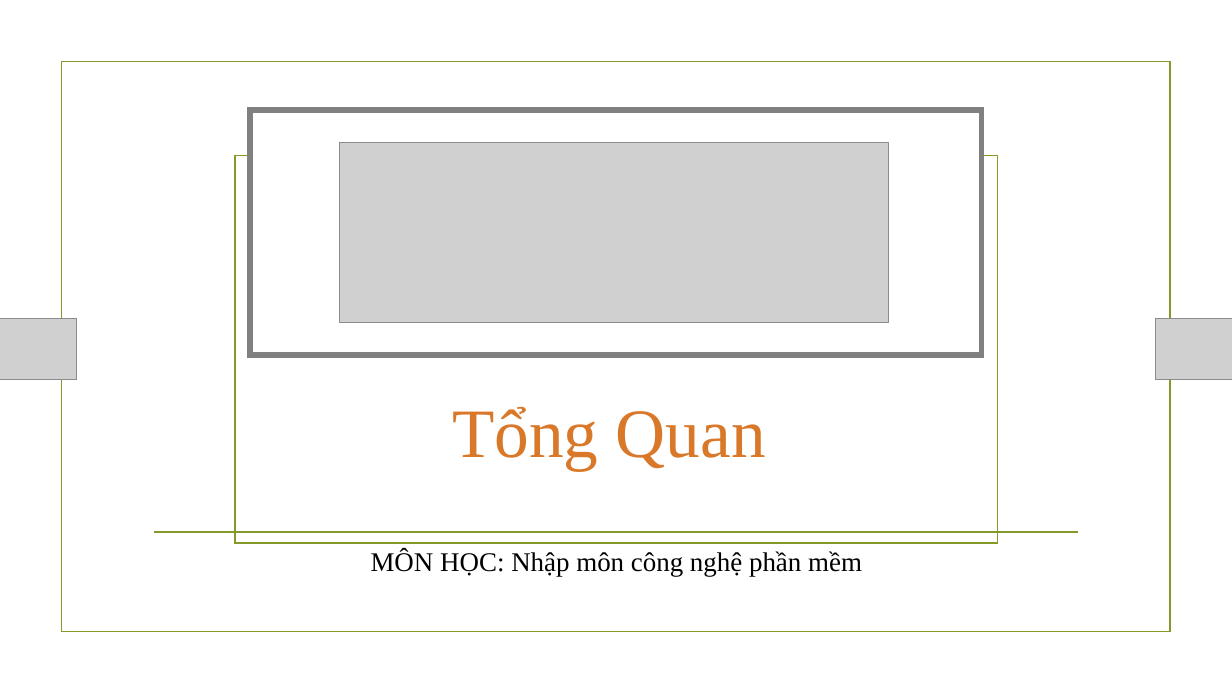
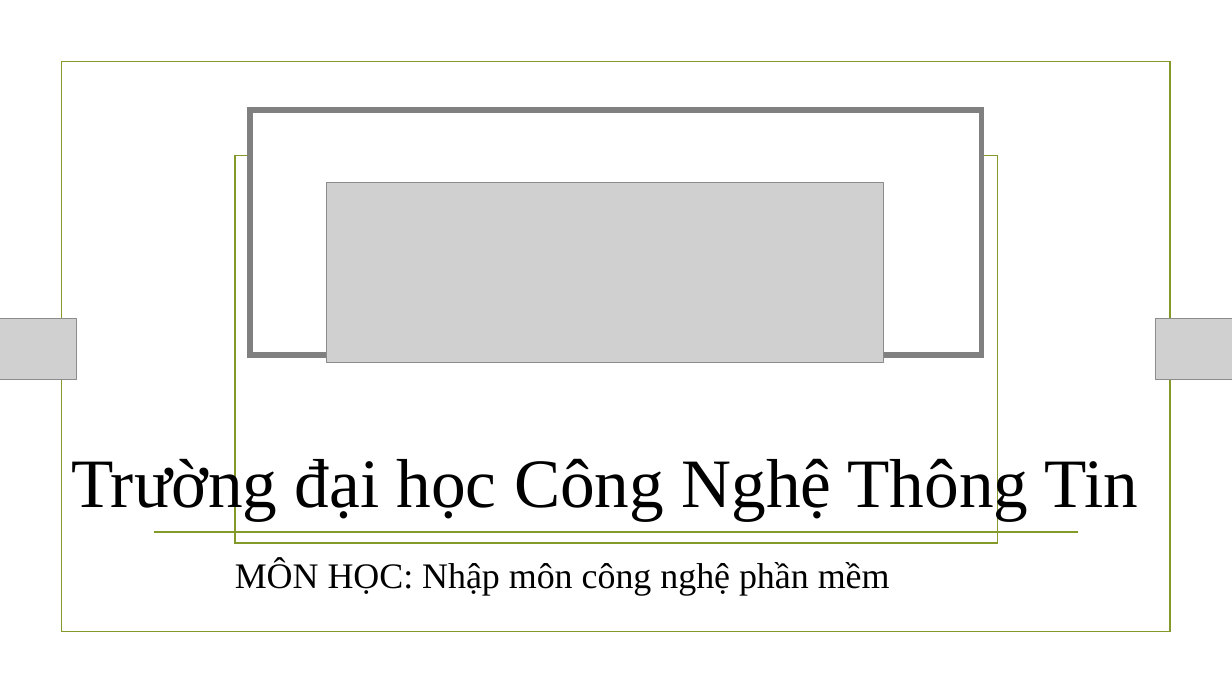
Before and after one commit to NamBang/CEMEM, a slide deck: slide 1 of FILE_BAO_CAO/Funciton-Point .pptx. Drawn at 1232x693 pixels with LibreOffice and Linux fonts; fonts in the diff are those of the drawing; grey boxes stand for pictures; background and template pictures are left out. Boxes give left, top, right and bottom in pixels: in the first picture for what was removed or moved away, otherwise in the second. Text is boxed around its words. In the diff, an @@ line names an element or a change of style, - is before the commit and + after.

```diff
--- a/FILE_BAO_CAO/Funciton-Point .pptx
+++ b/FILE_BAO_CAO/Funciton-Point .pptx
@@ picture: place and size @@
-picture at <box>340,142,889,322</box>
+picture at <box>326,183,884,362</box>
@@ text at <box>71,453,1138,521</box>: text changed; text colour gradient #6D3C13 to #D97828 to #E8AE7E to #000000 @@
-Tổng Quan
+Trường đại học Công Nghệ Thông Tin
@@ subtitle "MÔN HỌC: Nhập môn công ...": place and size @@
-subtitle "MÔN HỌC: Nhập môn công ..." at <box>371,551,862,577</box>
+subtitle "MÔN HỌC: Nhập môn công ..." at <box>235,560,890,595</box>
@@ subtitle "MÔN HỌC: Nhập môn công ..." at <box>235,560,890,595</box>: size 21 to 28 pt; more space between paragraphs @@
```
Also in this commit, not shown: 14 other slides changed, 5 slides added, 2 slides removed.
